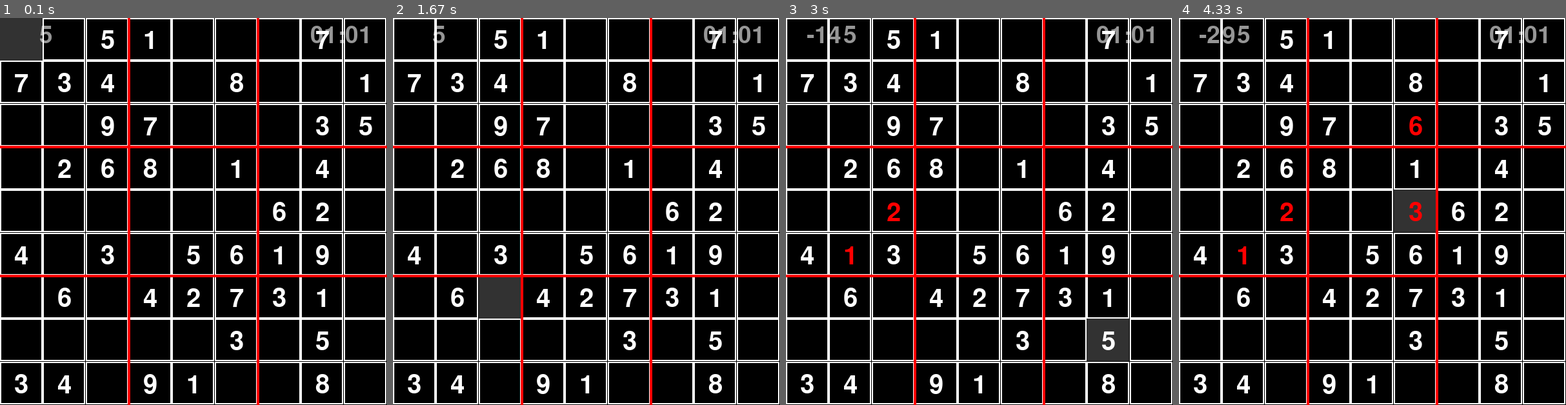
Above: before the commit, frames 1-4 (left to right).
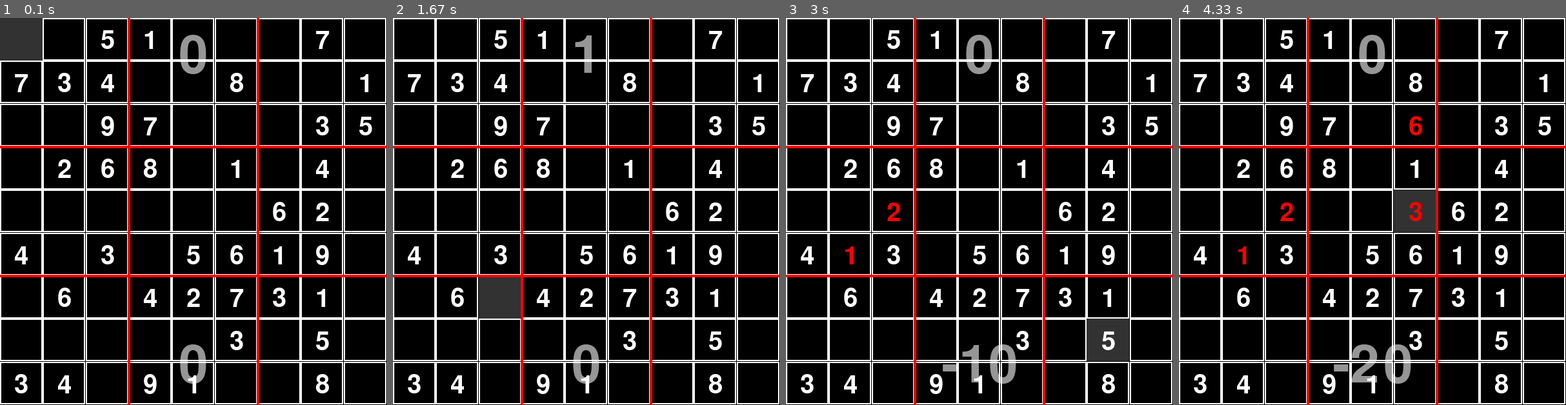
Above: after the commit, the same moments.

Repository: leifer98/soduko-python
Game: pygame game, started from soduko.py
Two runs of this game, one before a commit and one after it. Both use one fixed random seed, a clock stepped at 60 frames per second and the inputs below.
Inputs (mouse positions are in pixels of both pictures, inside the frame that each line leads up to):
- Up to frame 1 (0.1 s): no input
- Up to frame 2 (1.67 s): hold Left 0.33-0.87 s; move the mouse to (578, 257) at 0.37 s; hold Down 0.9-1.2 s; move the mouse to (632, 107) at 0.93 s; hold Left 1.23-1.63 s; move the mouse to (520, 304) at 1.27 s
- Up to frame 3 (3 s): click (875, 192) at 1.77 s; tap 2 at 2 s; hold 1 2.33-2.7 s; click (855, 265) at 2.47 s; click (1122, 343) at 2.83 s
- Up to frame 4 (4.33 s): hold Up 3.07-3.43 s; click (1407, 110) at 3.2 s; tap 6 at 3.47 s; hold 3 from 3.8 s (still down); click (1399, 203) at 3.93 s

The runs differ from the first frame. In frame 1, 1.1% of the frame differs, in the area x 10-95%, y 2-95%; in frame 2, 0.9%; in frame 3, 1.5%; in frame 4, 1.7%, in the area x 5-95%, y 2-95%.

Commit message:
finished scoring and timing for 1 player initials

Diff:
--- a/soduko.py
+++ b/soduko.py
@@ -1,15 +1,17 @@
-import pygame, time, copy
+import pygame, time, copy, math
 
 pygame.init()
-width, height, fps = 450, 450, 15 # change fps to make solution loops speed
+width, height, fps = 450, 450, 10 # change fps to make solution loops speed
 width, height = 600, 600
 surface = pygame.display.set_mode((width,height))
 pygame.display.set_caption('Soduko')
-clock = pygame.time.Clock()
+clock, start_ticks = pygame.time.Clock(), pygame.time.get_ticks()
 pressed = pygame.key.get_pressed()
 black, white, red, green, blue, gray = (0,0,0), (255,255,255), (255,0,0), (0,255,0), (0,0,255), (50,50,50)
 reverted, solved = [], []
-score = 5
+score = 0
+
+# hard
 # matrix = [[7,0,6,0,0,0,0,8,0],
 #           [0,0,2,1,0,0,0,0,6],
 #           [0,0,0,0,0,0,0,0,7],
@@ -19,7 +21,7 @@
 #           [0,0,0,2,7,6,0,0,0],
 #           [0,0,0,0,0,1,8,0,9],
 #           [0,0,0,0,0,8,4,0,0]]
-
+# medium
 matrix = [[0,0,5,1,0,0,0,7,0],
           [7,3,4,0,0,8,0,0,1],
           [0,0,9,7,0,0,0,3,5],
@@ -53,7 +55,7 @@
                 matrix[i][j] = matrix[i][j] - 10
 
 def square(posX,posY,value = 0):
-    global score
+    global score, start_ticks
     pygame.draw.rect(surface, white, (posX * width / 9, posY * height / 9, width / 9, height / 9), 2)
     mouse = pygame.mouse.get_pos()
     if (posX * width / 9) + (width / 9)>mouse[0]>(posX * width / 9) and \
@@ -82,51 +84,73 @@
         if pressed[pygame.K_1] or pressed[pygame.K_KP1]:
             value = 1
             if not value == solved[posX][posY]:
-                score = score - 50
+                score = score - 10 * int(math.sqrt((pygame.time.get_ticks() - start_ticks)/1000))
+                start_ticks = pygame.time.get_ticks()
+            elif not matrix[posX][posY] % 10 == value:
+                score = max(score + 150 - 10 * int(math.sqrt((pygame.time.get_ticks() - start_ticks)/1000)), 20)
+                start_ticks = pygame.time.get_ticks()
         elif pressed[pygame.K_2] or pressed[pygame.K_KP2]:
             value = 2
             if not value == solved[posX][posY]:
-                score = score - 50
+                score = score - 10 * int(math.sqrt((pygame.time.get_ticks() - start_ticks)/1000))
+                start_ticks = pygame.time.get_ticks()
+            elif not matrix[posX][posY] % 10 == value:
+                score = max(score + 150 - 10 * int(math.sqrt((pygame.time.get_ticks() - start_ticks)/1000)), 20)
+                start_ticks = pygame.time.get_ticks()
         elif pressed[pygame.K_3] or pressed[pygame.K_KP3]:
             value = 3
             if not value == solved[posX][posY]:
-                score = score - 50
+                score = score - 10 * int(math.sqrt((pygame.time.get_ticks() - start_ticks)/1000))
+                start_ticks = pygame.time.get_ticks()
+            elif not matrix[posX][posY] % 10 == value:
+                score = max(score + 150 - 10 * int(math.sqrt((pygame.time.get_ticks() - start_ticks)/1000)), 20)
+                start_ticks = pygame.time.get_ticks()
         elif pressed[pygame.K_4] or pressed[pygame.K_KP4]:
             value = 4
             if not value == solved[posX][posY]:
-                score = score - 50
-            else:
-                score = score + 50
+                score = score - 10 * int(math.sqrt((pygame.time.get_ticks() - start_ticks)/1000))
+                start_ticks = pygame.time.get_ticks()
+            elif not matrix[posX][posY] % 10 == value:
+                score = max(score + 150 - 10 * int(math.sqrt((pygame.time.get_ticks() - start_ticks)/1000)), 20)
+                start_ticks = pygame.time.get_ticks()
         elif pressed[pygame.K_5] or pressed[pygame.K_KP5]:
             value = 5
             if not value == solved[posX][posY]:
-                score = score - 50
-            else:
-                score = score + 50
+                score = score - 10 * int(math.sqrt((pygame.time.get_ticks() - start_ticks)/1000))
+                start_ticks = pygame.time.get_ticks()
+            elif not matrix[posX][posY] % 10 == value:
+                score = max(score + 150 - 10 * int(math.sqrt((pygame.time.get_ticks() - start_ticks)/1000)), 20)
+                start_ticks = pygame.time.get_ticks()
         elif pressed[pygame.K_6] or pressed[pygame.K_KP6]:
             value = 6
             if not value == solved[posX][posY]:
-                score = score - 50
-            else:
-                score = score + 50
+                score = score - 10 * int(math.sqrt((pygame.time.get_ticks() - start_ticks)/1000))
+                start_ticks = pygame.time.get_ticks()
+            elif not matrix[posX][posY] % 10 == value:
+                score = max(score + 150 - 10 * int(math.sqrt((pygame.time.get_ticks() - start_ticks)/1000)), 20)
+                start_ticks = pygame.time.get_ticks()
         elif pressed[pygame.K_7] or pressed[pygame.K_KP7]:
             value = 7
             if not value == solved[posX][posY]:
-                score = score - 50
-            else:
-                score = score + 50
+                score = score - 10 * int(math.sqrt((pygame.time.get_ticks() - start_ticks)/1000))
+                start_ticks = pygame.time.get_ticks()
+            elif not matrix[posX][posY] % 10 == value:
+                score = max(score + 150 - 10 * int(math.sqrt((pygame.time.get_ticks() - start_ticks)/1000)), 20)
+                start_ticks = pygame.time.get_ticks()
         elif pressed[pygame.K_8] or pressed[pygame.K_KP8]:
             value = 8
             if not value == solved[posX][posY]:
-                score = score - 50
-            else:
-                score = score + 50
+                score = score - 10 * int(math.sqrt((pygame.time.get_ticks() - start_ticks)/1000))
+                start_ticks = pygame.time.get_ticks()
+            elif not matrix[posX][posY] % 10 == value:
+                score = max(score + 150 - 10 * int(math.sqrt((pygame.time.get_ticks() - start_ticks)/1000)), 20)
+                start_ticks = pygame.time.get_ticks()
         elif pressed[pygame.K_9] or pressed[pygame.K_KP9]:
             value = 9
             if not value == solved[posX][posY]:
-                score = score - 50
-            else:
-                score = score + 50
+                score = score - 10 * int(math.sqrt((pygame.time.get_ticks() - start_ticks)/1000))
+            elif not matrix[posX][posY] % 10 == value:
+                score = max(score + 150 - 10 * int(math.sqrt((pygame.time.get_ticks() - start_ticks)/1000)), 20)
         elif pressed[pygame.K_UP] and posY>0:
             if reverted[posX][posY-1] == 0:
                 value = value - 10
@@ -143,21 +167,31 @@
             if reverted[posX+1][posY] == 0:
                 value = value - 10
                 matrix[posX+1][posY] = matrix[posX+1][posY] + 20
+        elif pressed[pygame.K_SPACE] or pressed[pygame.K_0] or pressed[pygame.K_KP0] or pressed[pygame.K_DELETE] or pressed[pygame.K_BACKSPACE] :
+            value -= 10
 
     return value
 
 def scorer():
-    largeText = pygame.font.SysFont('britannic', int(height / 11))
+    largeText = pygame.font.SysFont('britannic', int(height / 5))
     textSurf, textRect = text_objects(str(score), largeText, white)
     textSurf.set_alpha(150)
-    textRect.center = (width/8.5, width/22.5)
+    textRect.center = (width/2, width - width/10)
     surface.blit(textSurf, textRect)
 
-def timer(string):
-    largeText = pygame.font.SysFont('britannic', int(height / 11))
+def timer():
+    seconds = int((pygame.time.get_ticks() - start_ticks) / 1000)
+    largeText = pygame.font.SysFont('britannic', int(height / 5))
+    string = str(seconds)
+    if seconds > 59 :
+        minutes = int(seconds / 60)
+        seconds = seconds % 60
+        string = str(minutes) + ':' + str(seconds)
+        if seconds<10:
+            string = str(minutes) + ':0' + str(seconds)
     textSurf, textRect = text_objects(string, largeText, white)
     textSurf.set_alpha(150)
-    textRect.center = (width - width/8.5, width/22.5)
+    textRect.center = (width / 2, width/10)
     surface.blit(textSurf, textRect)
 
 def loop():
@@ -176,13 +210,14 @@
         pygame.draw.line(surface,red,(0,i*height/3-1),(width,i*height/3-1),4)
 
     scorer()
-    timer('01:01')
+    timer()
 
     pygame.display.update()
     clock.tick(fps)
 
 def solve(matrix,i,j):
-    # loop() # uncomment to see resolving loops
+    # uncomment to see resolving loops
+    # loop()
     if i < 9:
         if j < 9:
             if matrix[i][j] == 0:
@@ -224,7 +259,8 @@
 reverted = copy.deepcopy(matrix)
 solve(matrix,0,0)
 solved = copy.deepcopy(matrix)
-matrix = copy.deepcopy(reverted) # comment to see the solved version
+# comment to see the solved version
+matrix = copy.deepcopy(reverted)
 while True:
     loop()
 
